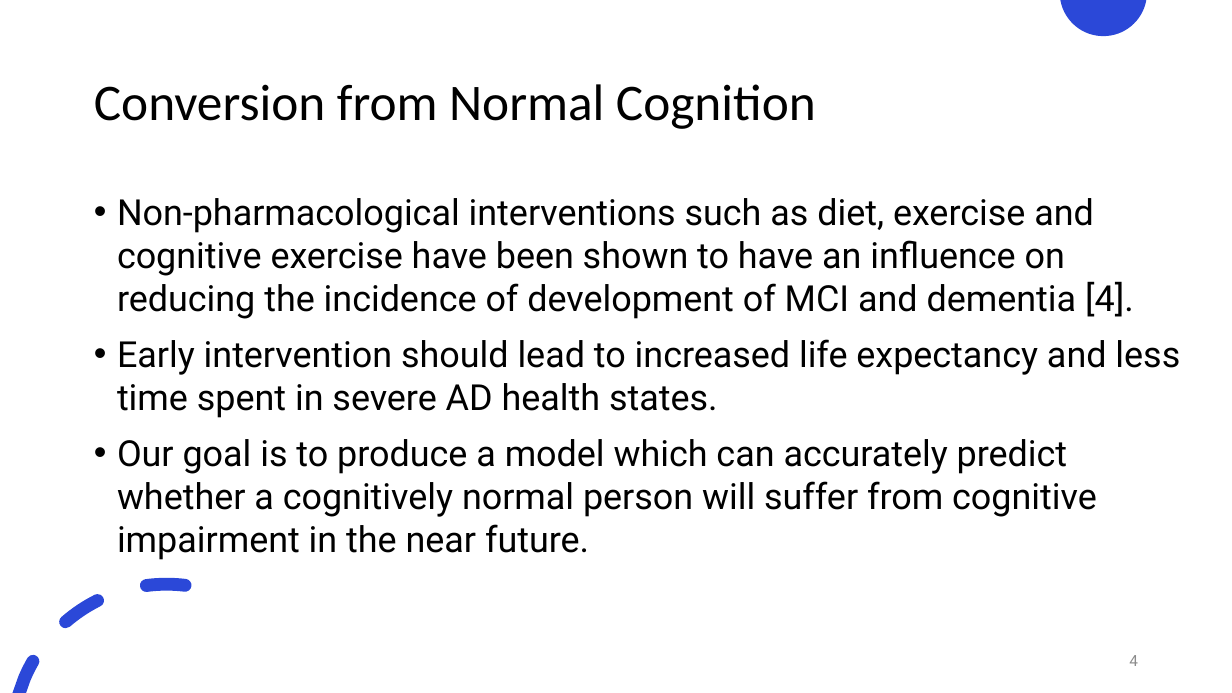
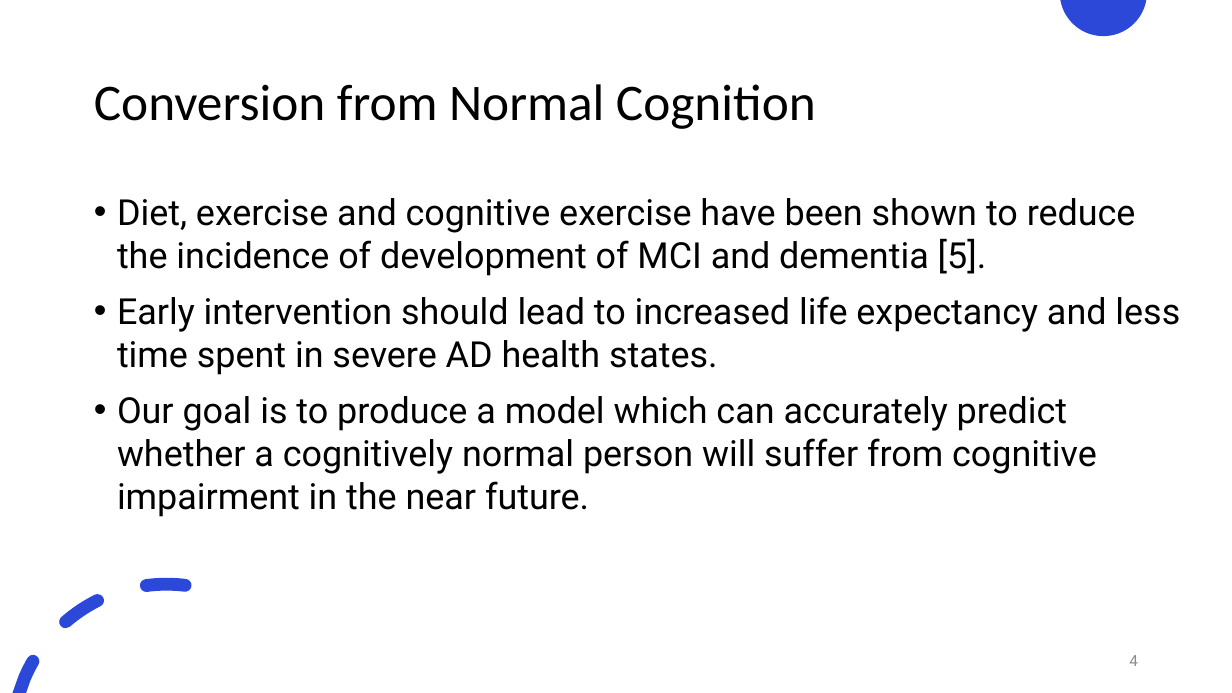
Before and after one commit to justin-bardwell/JB_AD, a slide deck: slide 4 of 21961992_Seminar.pptx. Drawn at 1232x693 pixels with LibreOffice and Linux fonts; fonts in the diff are those of the drawing. Boxes give left, top, right and bottom in pixels: in the first picture for what was removed or moved away, otherwise in the second. Text is boxed around its words. In the diff, an @@ line names an element or a change of style, - is before the commit and + after.

```diff
--- a/21961992_Seminar.pptx
+++ b/21961992_Seminar.pptx
@@ text at [117, 198, 1136, 276]: text changed @@
-• Non-pharmacological interventions such as diet, exercise and cognitive exercise have been shown to have an influence on reducing the incidence of development of MCI and dementia [4].
+• Diet, exercise and cognitive exercise have been shown to reduce the incidence of development of MCI and dementia [5].
```
Also in this commit, not shown: 11 other slides changed, 36 other files.
